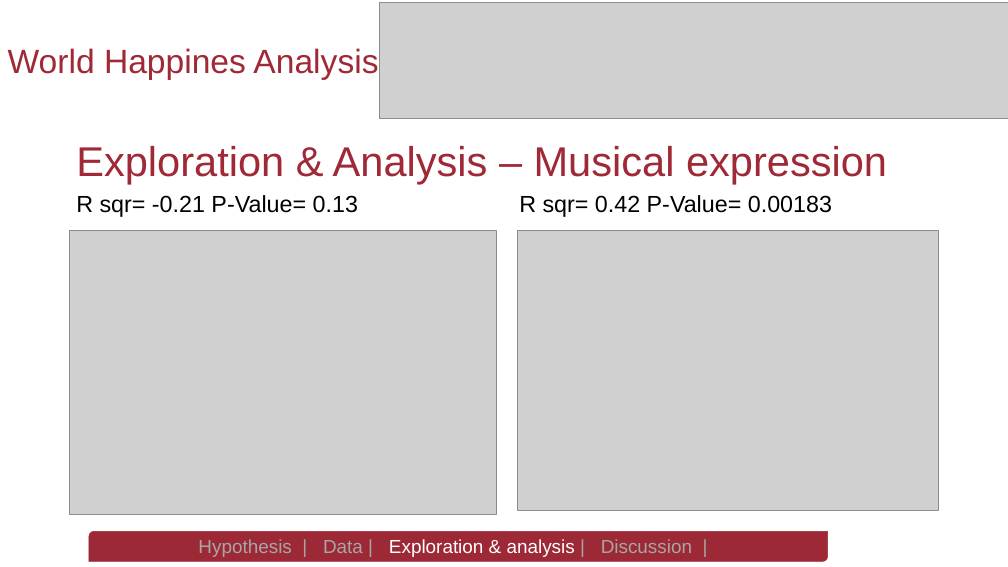
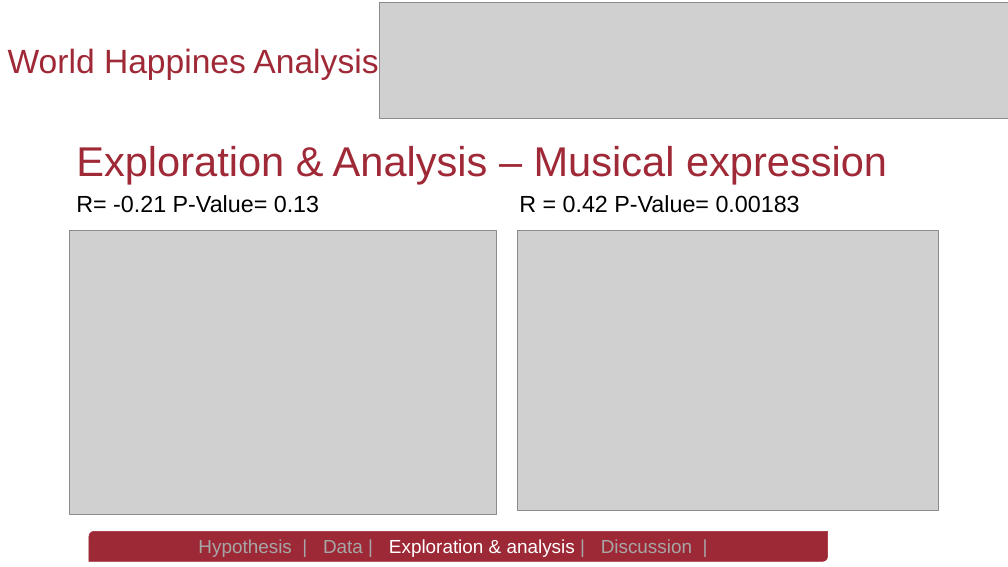
Before and after one commit to spastranas/GroupProject, a slide deck: slide 15 of World Happiness Analysis- Group 4 Final Presentation.pptx. Drawn at 1008x567 pixels with LibreOffice and Linux fonts; fonts in the diff are those of the drawing; grey boxes stand for pictures; background and template pictures are left out. Boxes give left, top, right and bottom in pixels: in the first picture for what was removed or moved away, otherwise in the second. Text is boxed around its words. In the diff, an @@ line names an element or a change of style, - is before the commit and + after.

```diff
--- a/World Happiness Analysis- Group 4 Final Presentation.pptx
+++ b/World Happiness Analysis- Group 4 Final Presentation.pptx
@@ text at (76,195,319,213): text changed @@
-R sqr= -0.21 P-Value= 0.13
+R= -0.21 P-Value= 0.13
@@ text at (519,195,800,213): text changed @@
-R sqr= 0.42 P-Value= 0.00183
+R = 0.42 P-Value= 0.00183
```
Also in this commit, not shown: 1 other slide changed, 14 other files.
